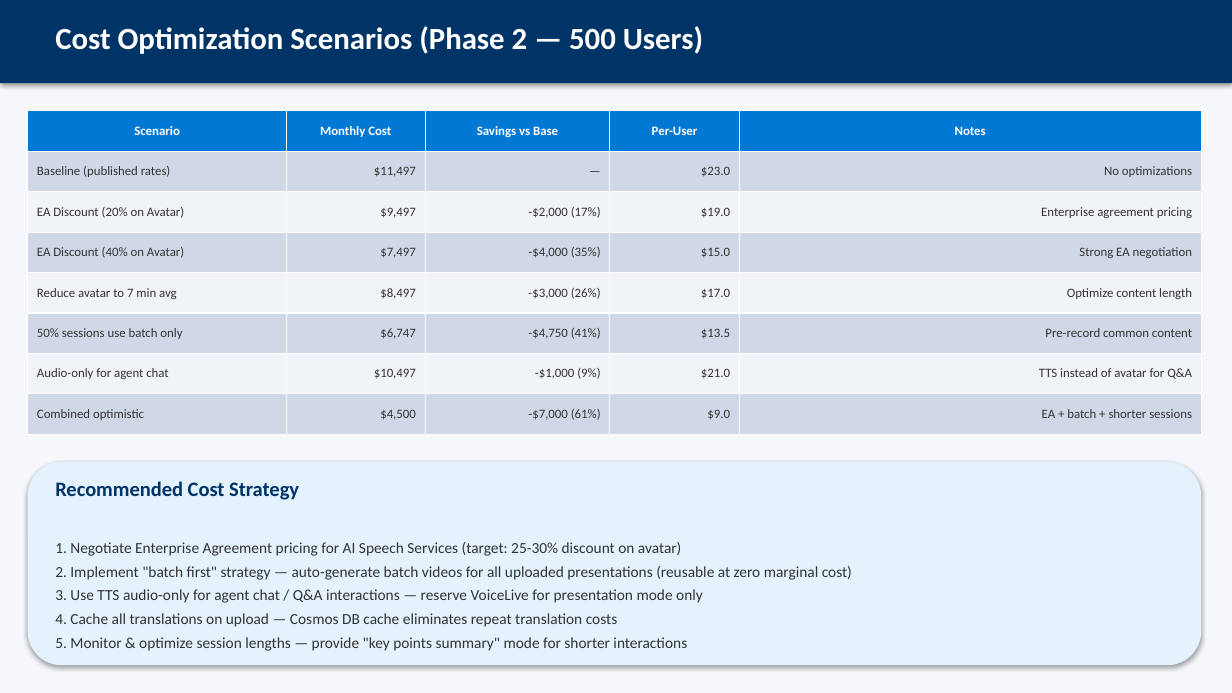
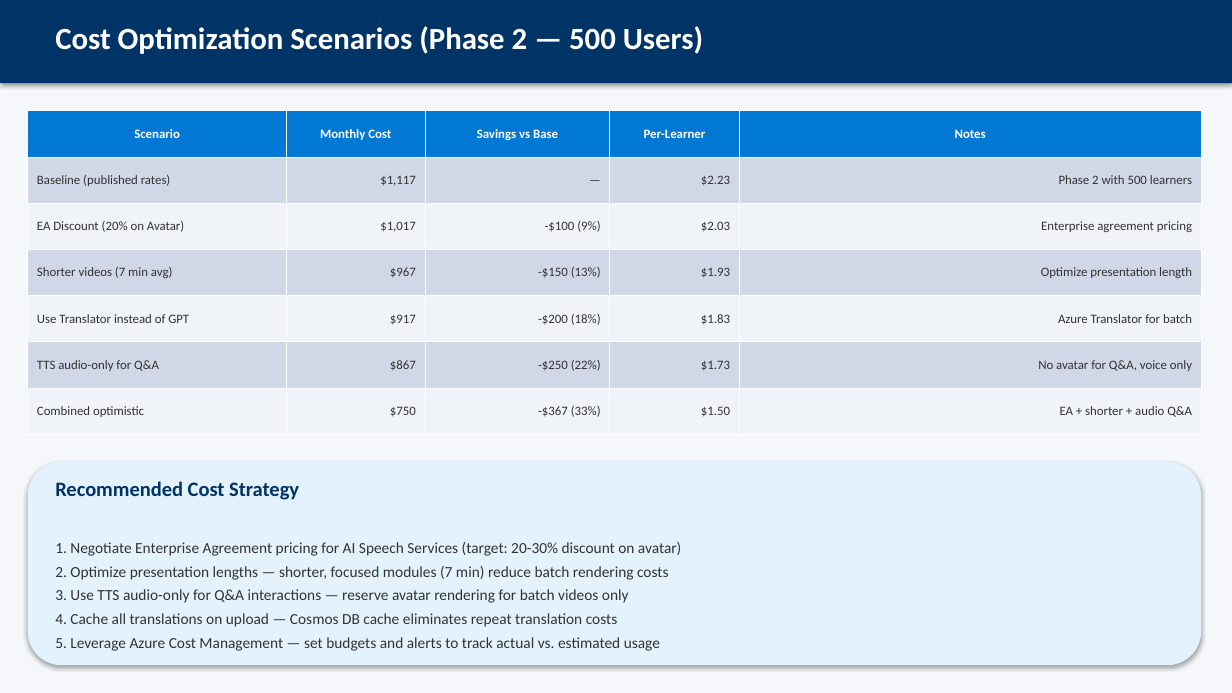
Before and after one commit to ozgurkarahan/ai-avatar-presenter, a slide deck: slide 9 of docs/RFI559-Cost-Estimation.pptx. Drawn at 1232x693 pixels with LibreOffice and Linux fonts; fonts in the diff are those of the drawing. Boxes give left, top, right and bottom in pixels: in the first picture for what was removed or moved away, otherwise in the second. Text is boxed around its words. In the diff, an @@ line names an element or a change of style, - is before the commit and + after.

```diff
--- a/docs/RFI559-Cost-Estimation.pptx
+++ b/docs/RFI559-Cost-Estimation.pptx
@@ table at [28,111,1202,434] @@
-row 1: Scenario | Monthly Cost | Savings vs Base | Per-User | Notes
-row 2: Baseline (published rates) | $11,497 | — | $23.0 | No optimizations
-row 3: EA Discount (20% on Avatar) | $9,497 | -$2,000 (17%) | $19.0 | Enterprise agreement pricing
-row 4: EA Discount (40% on Avatar) | $7,497 | -$4,000 (35%) | $15.0 | Strong EA negotiation
-row 5: Reduce avatar to 7 min avg | $8,497 | -$3,000 (26%) | $17.0 | Optimize content length
-row 6: 50% sessions use batch only | $6,747 | -$4,750 (41%) | $13.5 | Pre-record common content
-row 7: Audio-only for agent chat | $10,497 | -$1,000 (9%) | $21.0 | TTS instead of avatar for Q&A
-row 8: Combined optimistic | $4,500 | -$7,000 (61%) | $9.0 | EA + batch + shorter sessions
+row 1: Scenario | Monthly Cost | Savings vs Base | Per-Learner | Notes
+row 2: Baseline (published rates) | $1,117 | — | $2.23 | Phase 2 with 500 learners
+row 3: EA Discount (20% on Avatar) | $1,017 | -$100 (9%) | $2.03 | Enterprise agreement pricing
+row 4: Shorter videos (7 min avg) | $967 | -$150 (13%) | $1.93 | Optimize presentation length
+row 5: Use Translator instead of GPT | $917 | -$200 (18%) | $1.83 | Azure Translator for batch
+row 6: TTS audio-only for Q&A | $867 | -$250 (22%) | $1.73 | No avatar for Q&A, voice only
+row 7: Combined optimistic | $750 | -$367 (33%) | $1.50 | EA + shorter + audio Q&A
@@ text at [55,542,681,603]: text changed @@
-1. Negotiate Enterprise Agreement pricing for AI Speech Services (target: 25-30% discount on avatar)
-2. Implement "batch first" strategy — auto-generate batch videos for all uploaded presentations (reusable at zero marginal cost)
-3. Use TTS audio-only for agent chat / Q&A interactions — reserve VoiceLive for presentation mode only
+1. Negotiate Enterprise Agreement pricing for AI Speech Services (target: 20-30% discount on avatar)
+2. Optimize presentation lengths — shorter, focused modules (7 min) reduce batch rendering costs
+3. Use TTS audio-only for Q&A interactions — reserve avatar rendering for batch videos only
@@ text at [55,637,660,651]: text changed @@
-5. Monitor & optimize session lengths — provide "key points summary" mode for shorter interactions
+5. Leverage Azure Cost Management — set budgets and alerts to track actual vs. estimated usage
```
Also in this commit, not shown: 7 other slides changed, 2 slides added, 1 slide removed, 1 other file.
